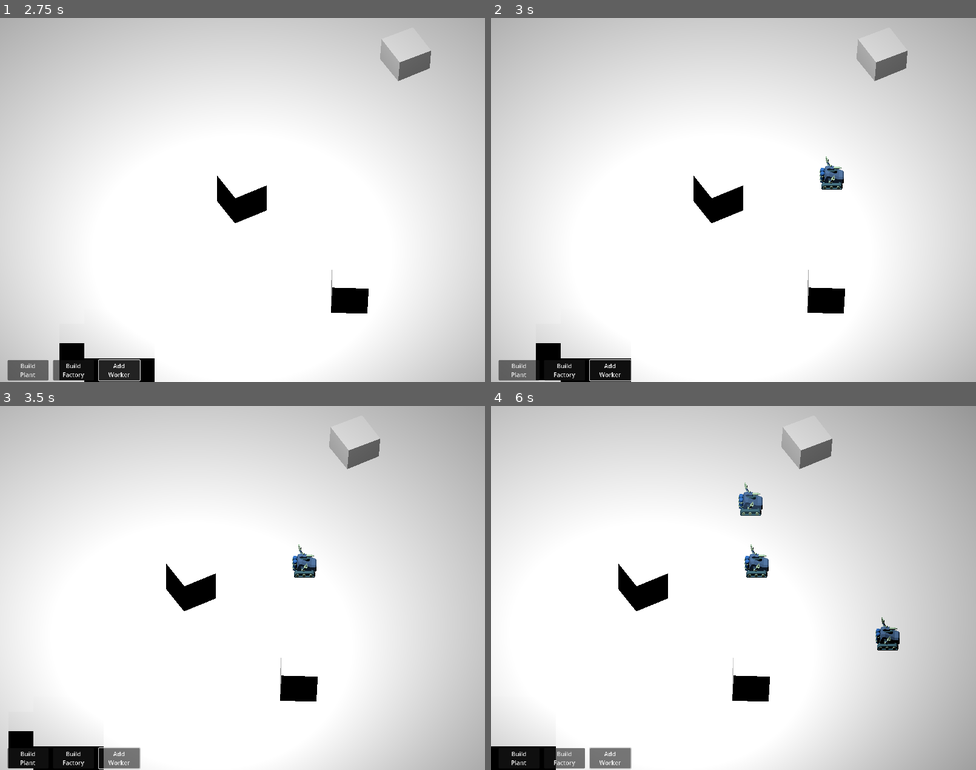
Above: before the commit, frames 1-4 (two rows, left to right).
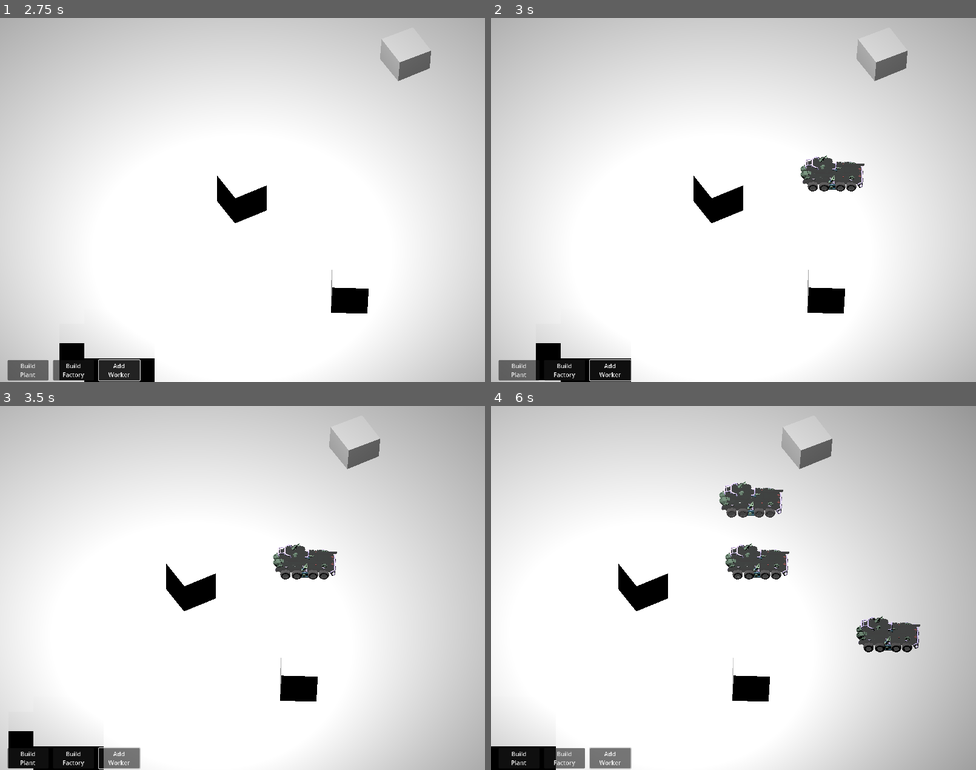
Above: after the commit, the same moments.

Repository: thelazyone/godot_rts
Game: Godot game, scene res://world.tscn
Same seed, same stepped clock (60 frames per second), same inputs: the game is played once before the commit and once after it.
Inputs (mouse positions are in pixels of both pictures, inside the frame that each line leads up to):
- Up to frame 1 (2.75 s): click "Build Plant" at 0.5 s; click "Build Factory" at 1.25 s; click "Add Worker" at 2 s
- Up to frame 2 (3 s): tap Enter at 2.75 s; move the mouse to (840, 181) at 2.77 s; hold Right (ui_right) from 2.78 s (still down); click (840, 181) at 2.85 s
- Up to frame 3 (3.5 s): keep holding Right (ui_right)
- Up to frame 4 (6 s): release Right (ui_right) at 3.5 s; drag from (636, 606) to (709, 660) at 3.52 s; tap Space at 4.25 s; move the mouse to (782, 507) at 4.27 s; hold Right (ui_right) 4.28-5 s; click (782, 507) at 4.35 s; drag from (709, 660) to (588, 533) at 5.02 s; tap Enter at 5.75 s; move the mouse to (879, 642) at 5.77 s; hold Left (ui_left) from 5.78 s (still down); click (879, 642) at 5.85 s

Frame 1 is identical in both runs. In frame 2, 0.9% of the frame differs, in the area x 63-77%, y 37-48%; in frame 3, 0.9%; in frame 4, 2.8%, in the area x 47-89%, y 20-68%.

Commit message:
Minor changes to make the objects without mesh more visible (lighter). mostly a hack.

Diff:
--- a/Base Components Scripts/Actors.gd
+++ b/Base Components Scripts/Actors.gd
@@ -92,14 +92,15 @@
 	print("calling ADD WORKER for ", coordinate)
 	var new_worker = preload("res://Scenes/worker.tscn").instantiate()
 	new_worker.position = Geometry.plane_to_space(m_Camera.coords_on_xz(coordinate))
-	adjust_materials(new_worker)
+	adjust_materials(new_worker, 0.0)
 	add_child(new_worker)
+	add_tank(coordinate)
 
 
 func add_tank(coordinate): # Clearly temp:
 	var new_tank = preload("res://Scenes/tank.tscn").instantiate()
 	new_tank.position = Geometry.plane_to_space(m_Camera.coords_on_xz(coordinate))
-	adjust_materials(new_tank)
+	adjust_materials(new_tank, 0.25)
 	add_child(new_tank)
 
 
@@ -107,14 +108,14 @@
 func build_factory(coordinate):
 	var new_fact = preload("res://Scenes/factory.tscn").instantiate()
 	new_fact.position = Geometry.plane_to_space(m_Camera.coords_on_xz(coordinate))
-	adjust_materials(new_fact)
+	adjust_materials(new_fact, 0.)
 	add_child(new_fact)
 
 
 func build_plant(coordinate):
 	var new_plant = preload("res://Scenes/plant.tscn").instantiate()
 	new_plant.position = Geometry.plane_to_space(m_Camera.coords_on_xz(coordinate))
-	adjust_materials(new_plant)
+	adjust_materials(new_plant, 0.)
 	add_child(new_plant)
 
 
@@ -125,15 +126,22 @@
 
 # Sets the general reflection of the meshes of the created actors.
 # Might benefit being in a separate object. For now let's keep it here.
-func adjust_materials(node):
+func adjust_materials(node, lightness_factor : float = 0.0):
 
-	var desired_roughness = 1 - SHINE_FACTOR
-	var desired_specular = 0
+	var desired_roughness = 1. - SHINE_FACTOR
+	var desired_specular = 0.
 
-	if node is MeshInstance3D and node.material_override is StandardMaterial3D:
-		var material = node.material_override as StandardMaterial3D
+	if node is MeshInstance3D and node.get_active_material(0) is StandardMaterial3D:
+		var material = node.get_active_material(0) as StandardMaterial3D
+		print("Setting roughness to", desired_roughness)
 		material.roughness = desired_roughness
 		material.specular = desired_specular
+				#material.albedo_color = Color(1,1,1,1)
+		if lightness_factor>0.1 :
+			print("Increasing emission to ", lightness_factor, "for ", node)
+			material.emission_enabled = true
+			material.emission = Color(lightness_factor,lightness_factor,lightness_factor,1)
+
 	elif node is MeshInstance3D:
 		var mesh = node.mesh
 		if mesh:
@@ -145,4 +153,4 @@
 
 	# Recursively adjust materials for all children of the current node
 	for child in node.get_children():
-		adjust_materials(child)
+		adjust_materials(child, lightness_factor)
--- a/Scenes/MoveComponent.gd
+++ b/Scenes/MoveComponent.gd
@@ -112,7 +112,6 @@
 # Called when the node enters the scene tree for the first time.
 func _ready():
 	plane_position = Vector2(get_parent().position.x, get_parent().position.z)
-	print("Setting up tank at ", plane_position)
 
 
 # Public Functions Here
--- a/Scenes/tank.tscn
+++ b/Scenes/tank.tscn
@@ -17,8 +17,6 @@
 
 [node name="MoveComponent" parent="." instance=ExtResource("2_jagkv")]
 transform = Transform3D(0.9965, 0, 0, 0, 0.9965, 0, 0, 0, 0.9965, 0, 0, 0)
-SPEED = 200
-ROT_SPEED = 5
 MIN_ANGLE_MOVE = 0.785
 
 [node name="Selected" parent="." instance=ExtResource("3_mvs6w")]
--- a/world.tscn
+++ b/world.tscn
@@ -58,6 +58,7 @@
 [node name="Camera3D" type="Camera3D" parent="CameraBase"]
 transform = Transform3D(1, 0, 0, 0, 0.707107, 0.707107, 0, -0.707107, 0.707107, 0, 9.11868, 8.79231)
 projection = 1
+current = true
 size = 10.0
 
 [node name="ToonShader" type="MeshInstance3D" parent="CameraBase/Camera3D"]
